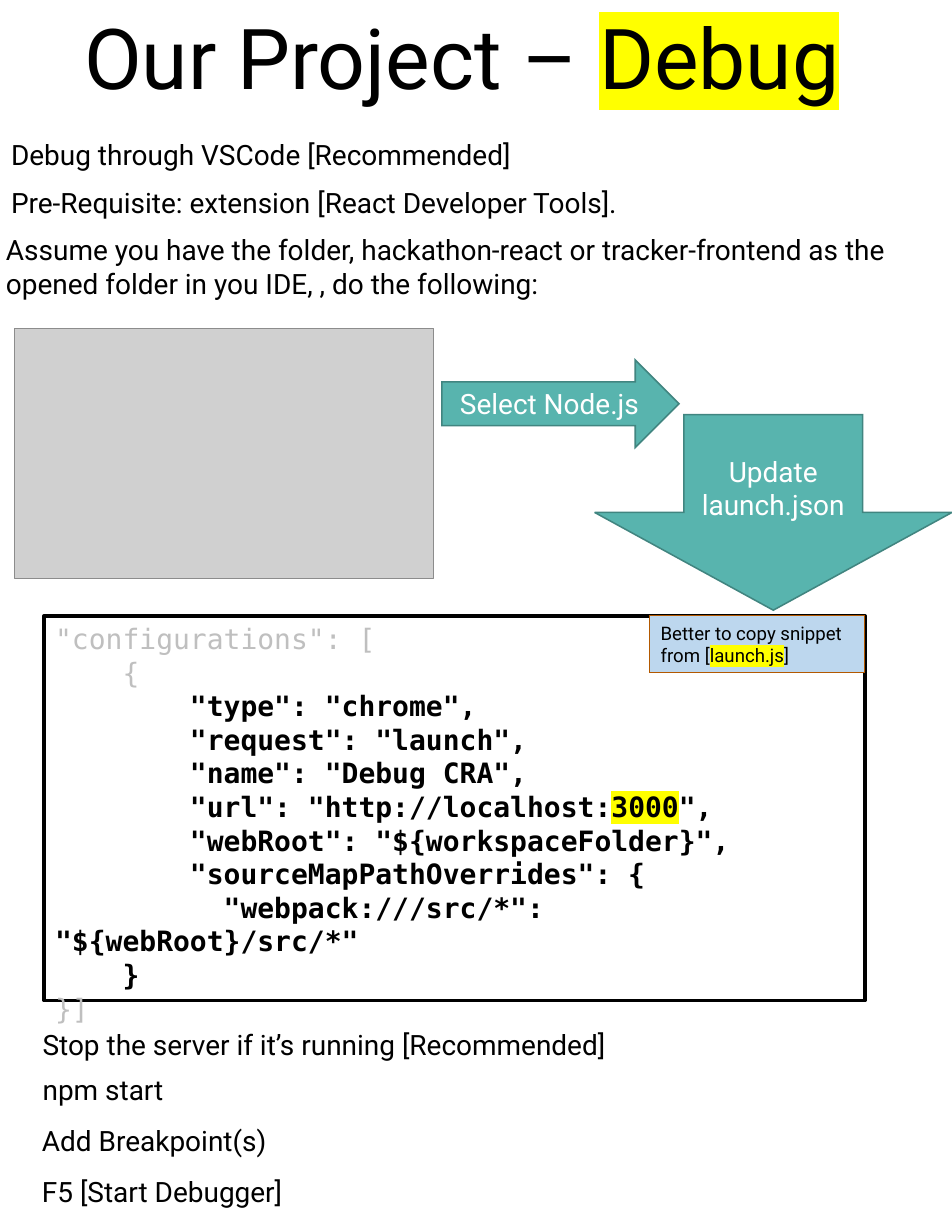
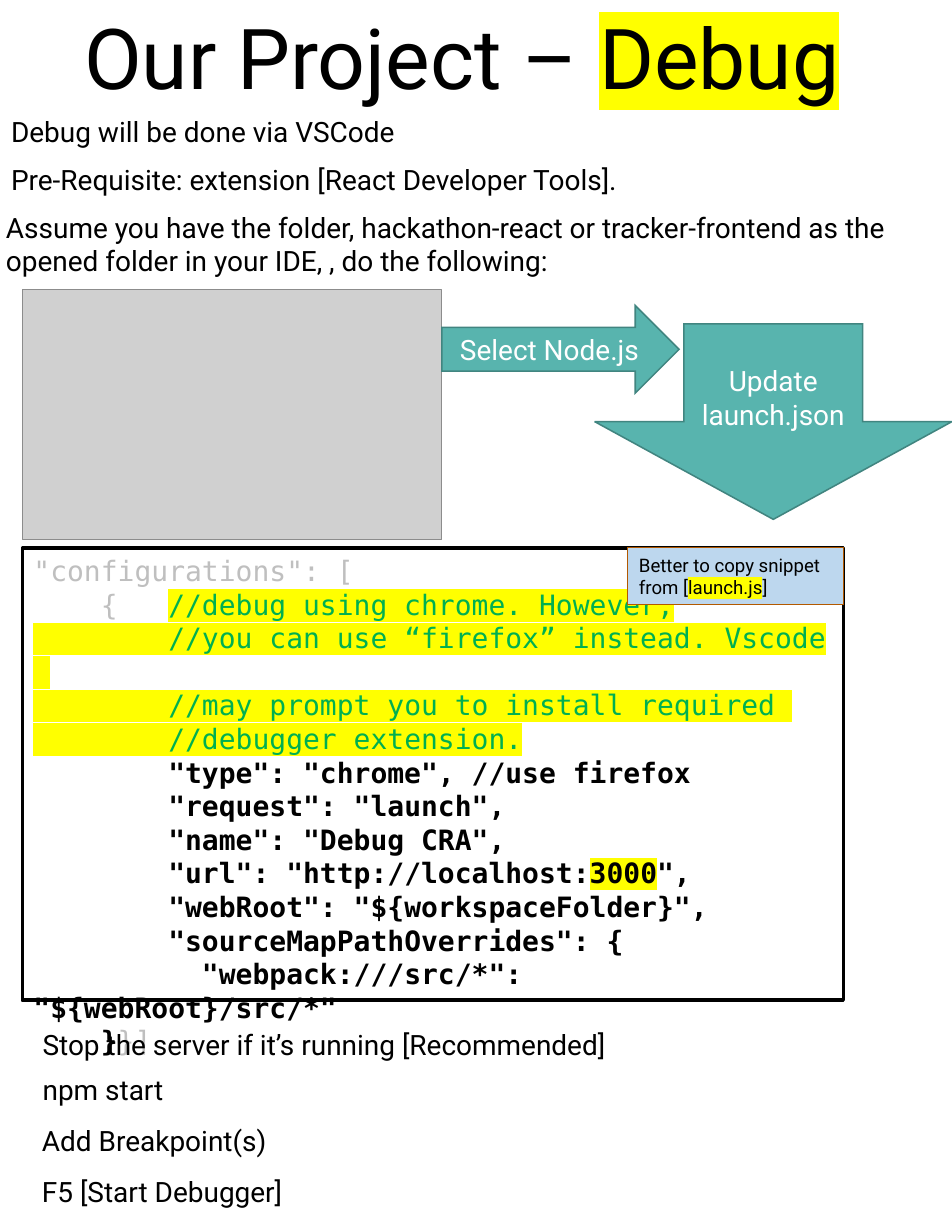
Before and after one commit to scorpion0511/mytracker, a slide deck: slide 46 of doc/React.pptx. Drawn at 952x1232 pixels with LibreOffice and Linux fonts; fonts in the diff are those of the drawing; grey boxes stand for pictures. Boxes give left, top, right and bottom in pixels: in the first picture for what was removed or moved away, otherwise in the second. Text is boxed around its words. In the diff, an @@ line names an element or a change of style, - is before the commit and + after.

```diff
--- a/doc/React.pptx
+++ b/doc/React.pptx
@@ text at box(11, 121, 394, 148): text changed @@
-Debug through VSCode [Recommended]
+Debug will be done via VSCode
@@ text "Pre-Requisite: extension [React Developer Tools].": place and size @@
-text "Pre-Requisite: extension [React Developer Tools]." at box(11, 190, 616, 219)
+text "Pre-Requisite: extension [React Developer Tools]." at box(11, 167, 616, 196)
@@ text at box(6, 216, 884, 277): text changed @@
-Assume you have the folder, hackathon-react or tracker-frontend as the opened folder in you IDE, , do the following:
+Assume you have the folder, hackathon-react or tracker-frontend as the opened folder in your IDE, , do the following:
@@ picture: place and size @@
-picture at box(15, 328, 435, 578)
+picture at box(22, 290, 442, 540)
@@ right arrow "Select Node.js": place and size @@
-right arrow "Select Node.js" at box(442, 360, 680, 447)
+right arrow "Select Node.js" at box(442, 306, 680, 393)
@@ down arrow "Update launch.json": place and size @@
-down arrow "Update launch.json" at box(595, 414, 952, 610)
+down arrow "Update launch.json" at box(595, 324, 952, 520)
@@ text in rectangle at box(22, 548, 843, 1000): text changed @@
-}
-}]
+}}]
@@ rectangle ""configurations": [": place and size @@
-rectangle ""configurations": [" at box(44, 616, 865, 1000)
+rectangle ""configurations": [" at box(22, 548, 843, 1000)
@@ rectangle "Better to copy snippet from ...": place and size @@
-rectangle "Better to copy snippet from ..." at box(650, 616, 865, 672)
+rectangle "Better to copy snippet from ..." at box(628, 548, 843, 604)
@@ text in rectangle at box(168, 592, 826, 789): text changed; text colour #000000 to #00B050; bold off @@
-{
-"type": "chrome",
+{ //debug using chrome. However,
+//you can use “firefox” instead. Vscode
+//may prompt you to install required
+//debugger extension.
+"type": "chrome", //use firefox
```
Also in this commit, not shown: 21 other slides changed, 4 slides added.
